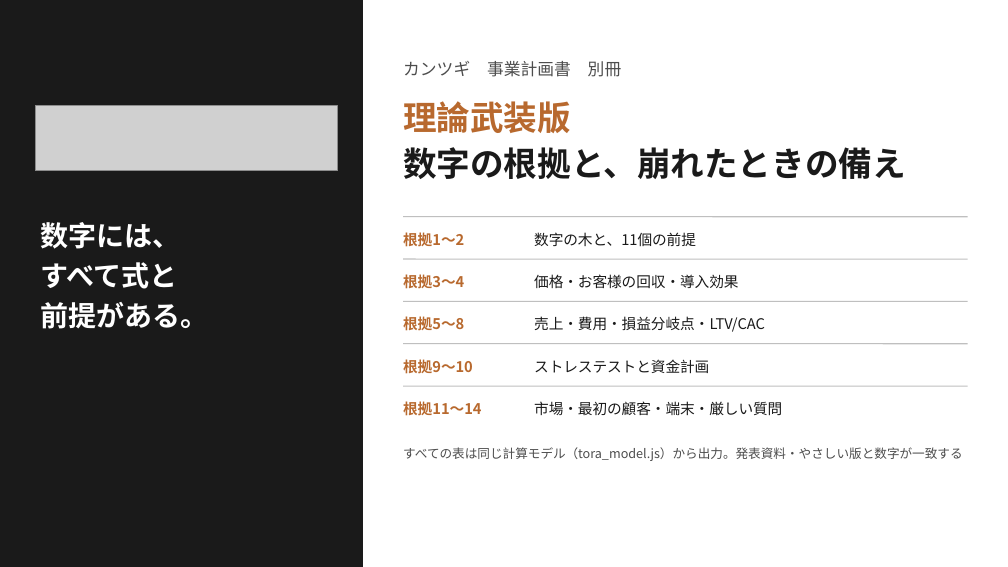
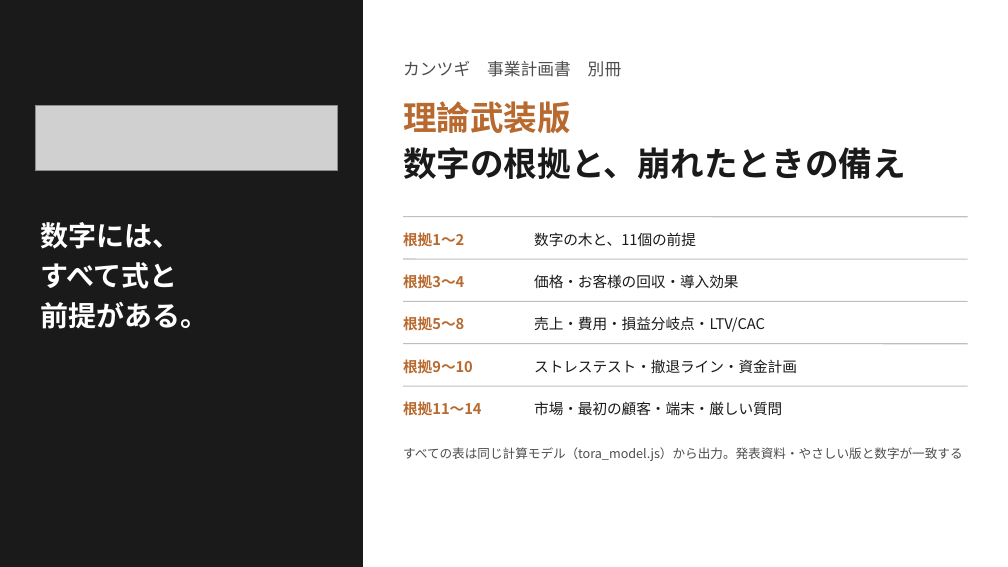
Before and after one commit to SEITOSHIKI/-ai-commute-audio-, a slide deck: slide 1 of deck/カンツギ_事業計画書_理論武装版.pptx. Drawn at 1008x567 pixels with LibreOffice and Linux fonts; fonts in the diff are those of the drawing; grey boxes stand for pictures; background and template pictures are left out. Boxes give left, top, right and bottom in pixels: in the first picture for what was removed or moved away, otherwise in the second. Text is boxed around its words. In the diff, an @@ line names an element or a change of style, - is before the commit and + after.

```diff
--- a/deck/カンツギ_事業計画書_理論武装版.pptx
+++ b/deck/カンツギ_事業計画書_理論武装版.pptx
@@ text at (534, 359, 797, 373): text changed @@
-ストレステストと資金計画
+ストレステスト・撤退ライン・資金計画
```
Also in this commit, not shown: 8 other slides changed, 1 slide added, 13 other files.
